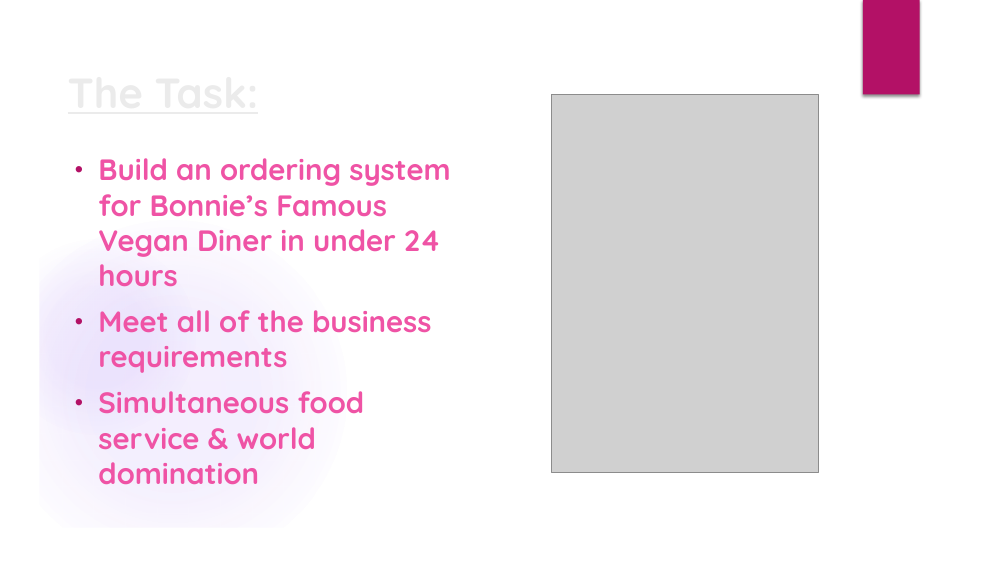
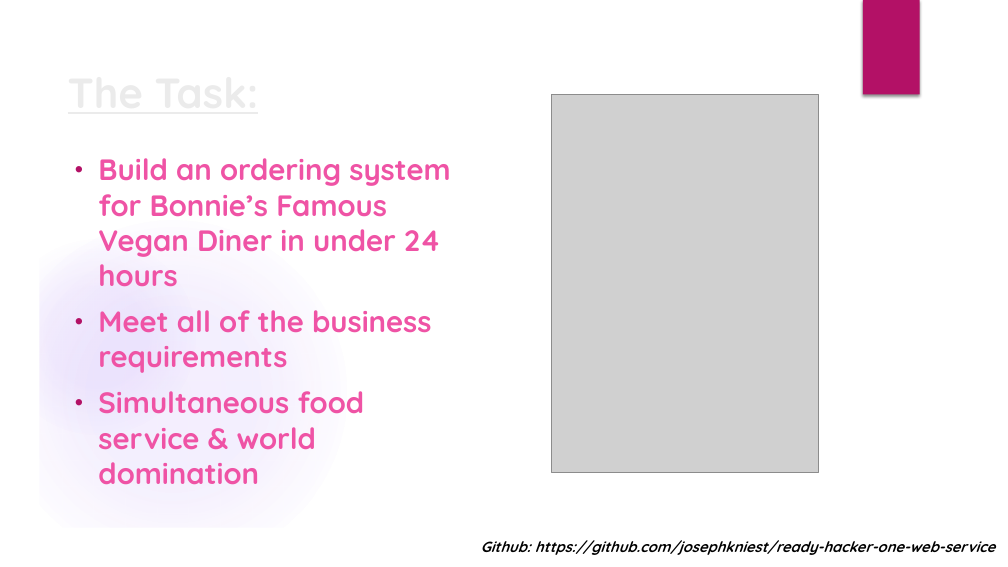
Before and after one commit to yichiang/Hackathon-ready_hacker_one, a slide deck: slide 2 of presentation.pptx. Drawn at 1008x567 pixels with LibreOffice and Linux fonts; fonts in the diff are those of the drawing; grey boxes stand for pictures; background and template pictures are left out. Boxes give left, top, right and bottom in pixels: in the first picture for what was removed or moved away, otherwise in the second. Text is boxed around its words. In the diff, an @@ line names an element or a change of style, - is before the commit and + after.

```diff
--- a/presentation.pptx
+++ b/presentation.pptx
@@ text added at <box>481,540,995,555</box>, 14 pt, text #000000, bold, italic @@
+Github: https://github.com/josephkniest/ready-hacker-one-web-service
```
Also in this commit, not shown: 3 other slides changed, 1 slide added.
